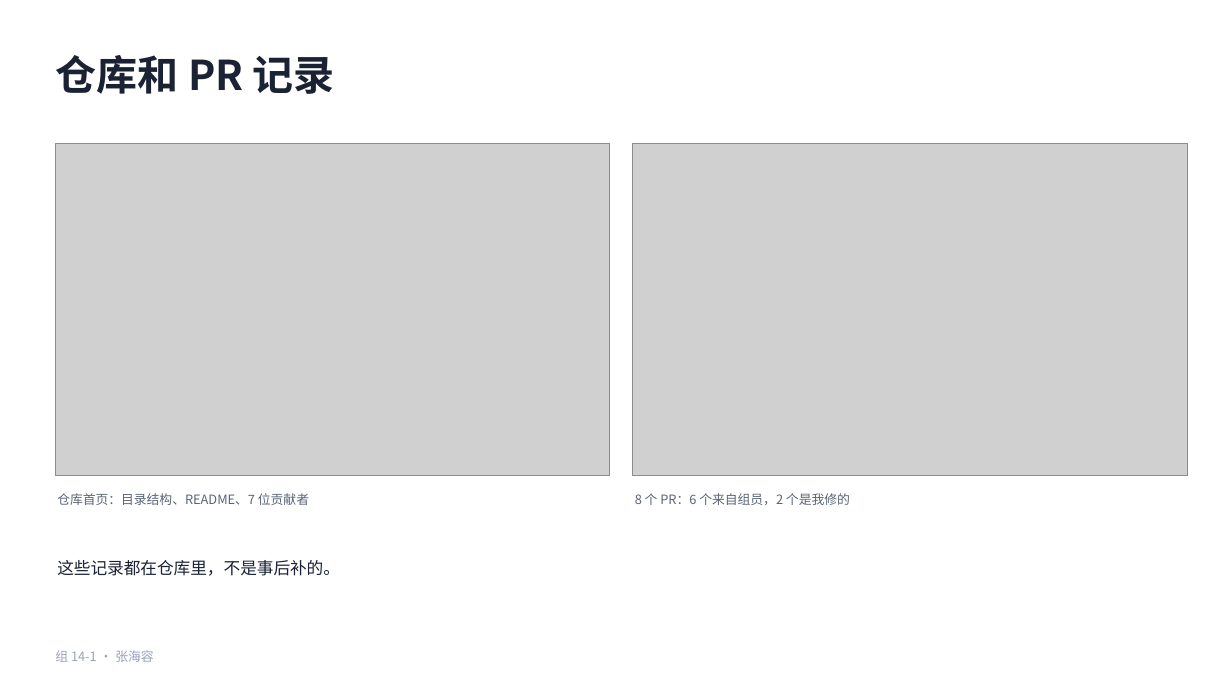
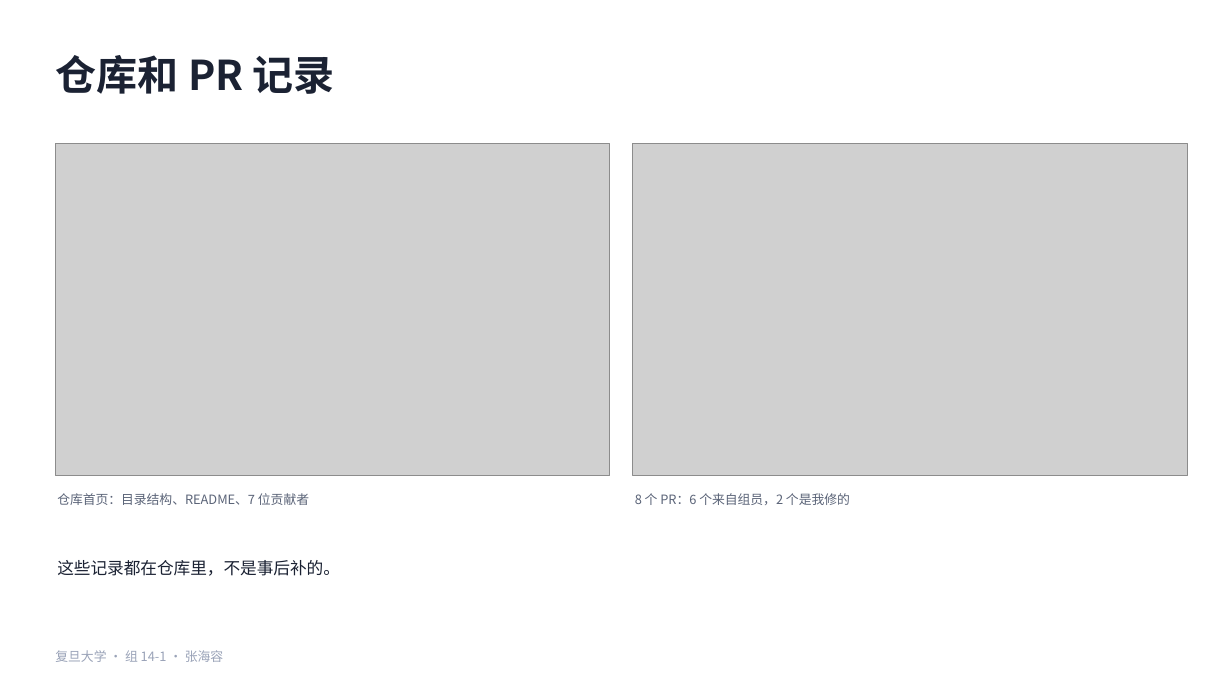
Before and after one commit to HRzhangStat/camera-calibration, a slide deck: slide 6 of 组14-1-组长贡献.pptx. Drawn at 1232x693 pixels with LibreOffice and Linux fonts; fonts in the diff are those of the drawing; grey boxes stand for pictures. Boxes give left, top, right and bottom in pixels: in the first picture for what was removed or moved away, otherwise in the second. Text is boxed around its words. In the diff, an @@ line names an element or a change of style, - is before the commit and + after.

```diff
--- a/组14-1-组长贡献.pptx
+++ b/组14-1-组长贡献.pptx
@@ text at bbox=[55, 650, 223, 662]: text changed @@
-组 14-1 · 张海容
+复旦大学 · 组 14-1 · 张海容
```
Also in this commit, not shown: 10 other slides changed.
